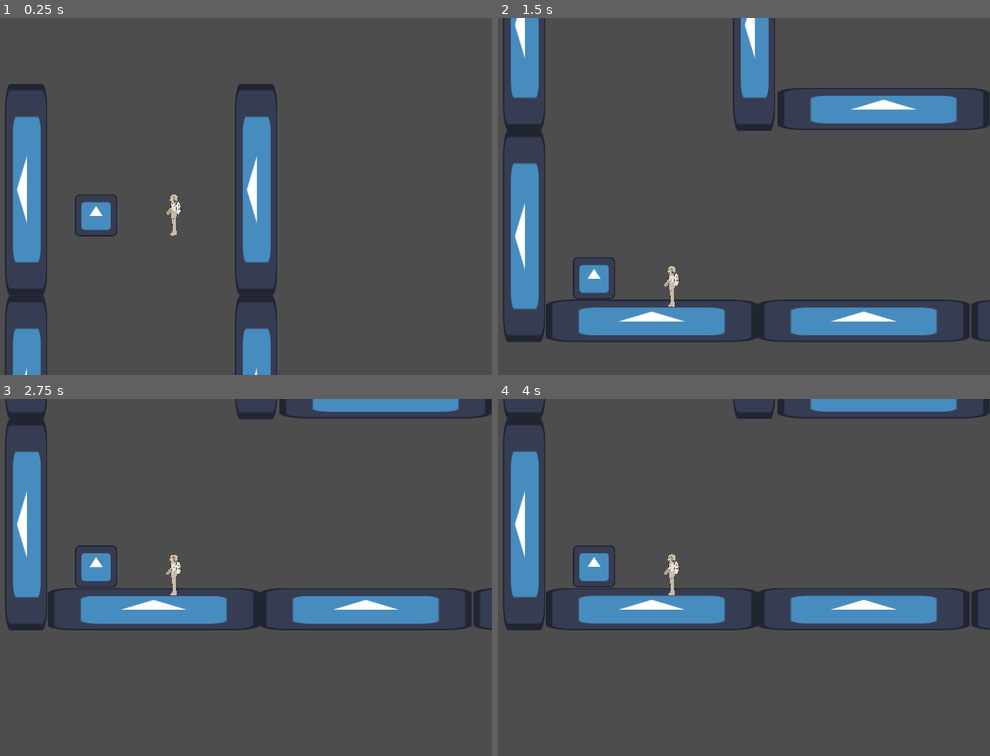
Above: before the commit, frames 1-4 (two rows, left to right).
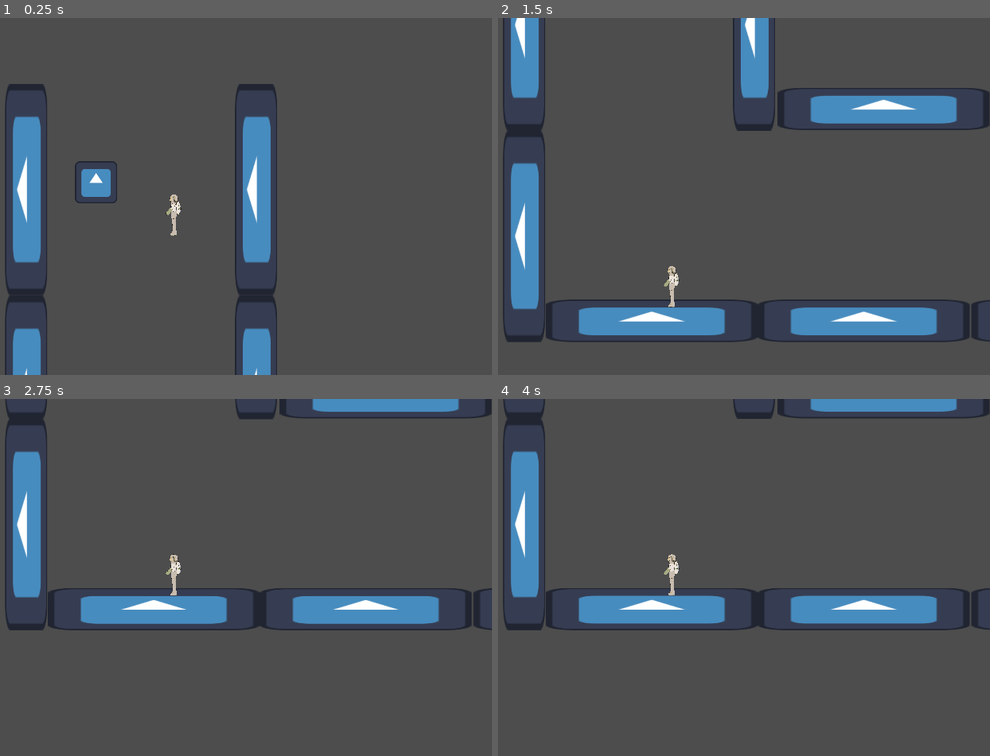
Above: after the commit, the same moments.

Repository: SPsEGS/GameJamLeMeilleurJeu
Game: Godot game, scene res://Scenes/Levels/TestScene.tscn
The game is run twice, just before and just after one commit, with the same random seed, the same clock (stepped at 60 frames per second) and the same inputs. The engine's default icon, where the game draws it, is replaced by a stand-in: a white triangle on a blue panel in a dark square.
Inputs:
- Up to frame 1 (0.25 s): no input
- Up to frame 2 (1.5 s): tap Keypad 0 (p1_interact) at 0.6, 1.35 s
- Up to frame 3 (2.75 s): tap Keypad 0 (p1_interact) at 2.1 s
- Up to frame 4 (4 s): tap Keypad 0 (p1_interact) at 2.85, 3.6 s; tap Enter at 3.5 s

The runs differ from the first frame. In frame 1, 1.1% of the frame differs, in the area x 15-24%, y 40-62%; in frame 2, 0.6%; in frame 3, 0.6%; in frame 4, 0.6%.
Error after the commit: Parse Error: Expected indented block after function declaration. (res://Scripts/Alien.gd:49)

Commit message:
Start adding grappling

Diff:
--- a/Scenes/Alien.tscn
+++ b/Scenes/Alien.tscn
@@ -5,3 +5,9 @@
 
 [node name="Alien" instance=ExtResource("1_eucf8")]
 script = ExtResource("2_nrh6b")
+grapple_max_distance = 10000
+
+[node name="GrappleRaycast" type="RayCast2D" parent="." index="3"]
+target_position = Vector2(0, 0)
+
+[node name="GrappleLine" type="Line2D" parent="." index="4"]
--- a/Scenes/Levels/TestScene.tscn
+++ b/Scenes/Levels/TestScene.tscn
@@ -85,3 +85,4 @@
 
 [node name="Alien" parent="." instance=ExtResource("5_yromd")]
 position = Vector2(282, 296)
+grapple_max_distance = 10000
--- a/Scenes/Player.tscn
+++ b/Scenes/Player.tscn
@@ -6,7 +6,7 @@
 [sub_resource type="RectangleShape2D" id="RectangleShape2D_m10ex"]
 size = Vector2(50, 129)
 
-[node name="CharacterBody2D2" type="CharacterBody2D"]
+[node name="Player" type="CharacterBody2D"]
 script = ExtResource("1_7fyqf")
 
 [node name="Sprite2D" type="Sprite2D" parent="."]
--- a/Scripts/Alien.gd
+++ b/Scripts/Alien.gd
@@ -2,5 +2,52 @@
 
 class_name Alien
 
+@export var grapple_max_distance = 10000
+
+@onready var raycast : RayCast2D = get_node("GrappleRaycast")
+@onready var grapple_line : Line2D = get_node("GrappleLine")
+
+var grapple_point : Vector2
+var grapple_is_attached : bool = false
+
 func _ready():
 	playerNb = "p2"
+
+	grapple_line.hide()
+	grapple_line.add_point(Vector2.ZERO)
+	grapple_line.add_point(Vector2.ZERO)
+
+
+func input_loop():
+	super()
+	var grapple_direction : Vector2
+	grapple_direction = Input.get_vector("p2_grapple_left", "p2_grapple_right",
+										 "p2_grapple_up", "p2_grapple_down").normalized()
+
+	if Input.is_action_just_pressed("p2_grapple_throw"):
+		if !grapple_direction.is_zero_approx():
+			raycast.target_position = grapple_direction * grapple_max_distance
+			raycast.force_raycast_update()
+
+			if(raycast.is_colliding()):
+				grapple_point = raycast.get_collision_point()
+				grapple_throw()
+
+	if(Input.is_action_just_released("p2_grapple_throw")):
+		grapple_line.hide()
+
+
+func grapple_throw():
+	grapple_line.set_point_position(1, grapple_point - position)
+	grapple_line.show()
+	grapple_is_attached = true
+
+func grapple_release():
+	grapple_line.hide()
+	grapple_is_attached = false
+
+func grapple_move():
+
+func _process(delta):
+	super(delta)
+	grapple_line.set_point_position(1, grapple_point - position)
--- a/project.godot
+++ b/project.godot
@@ -65,11 +65,32 @@
 p2_jump={
 "deadzone": 0.5,
 "events": [Object(InputEventJoypadButton,"resource_local_to_scene":false,"resource_name":"","device":-1,"button_index":0,"pressure":0.0,"pressed":true,"script":null)
+, Object(InputEventJoypadButton,"resource_local_to_scene":false,"resource_name":"","device":-1,"button_index":10,"pressure":0.0,"pressed":true,"script":null)
 ]
 }
-p2_grapple={
-"deadzone": 0.5,
+p2_grapple_throw={
+"deadzone": 0.3,
 "events": [Object(InputEventJoypadMotion,"resource_local_to_scene":false,"resource_name":"","device":-1,"axis":5,"axis_value":1.0,"script":null)
+]
+}
+p2_grapple_left={
+"deadzone": 0.1,
+"events": [Object(InputEventJoypadMotion,"resource_local_to_scene":false,"resource_name":"","device":-1,"axis":2,"axis_value":-1.0,"script":null)
+]
+}
+p2_grapple_right={
+"deadzone": 0.1,
+"events": [Object(InputEventJoypadMotion,"resource_local_to_scene":false,"resource_name":"","device":-1,"axis":2,"axis_value":1.0,"script":null)
+]
+}
+p2_grapple_up={
+"deadzone": 0.1,
+"events": [Object(InputEventJoypadMotion,"resource_local_to_scene":false,"resource_name":"","device":-1,"axis":3,"axis_value":-1.0,"script":null)
+]
+}
+p2_grapple_down={
+"deadzone": 0.1,
+"events": [Object(InputEventJoypadMotion,"resource_local_to_scene":false,"resource_name":"","device":-1,"axis":3,"axis_value":1.0,"script":null)
 ]
 }
 
